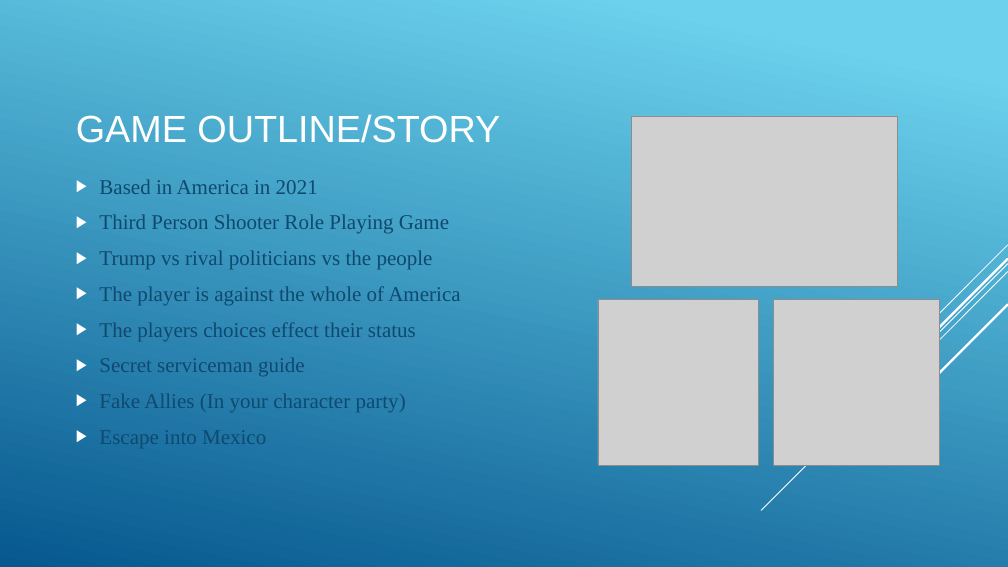
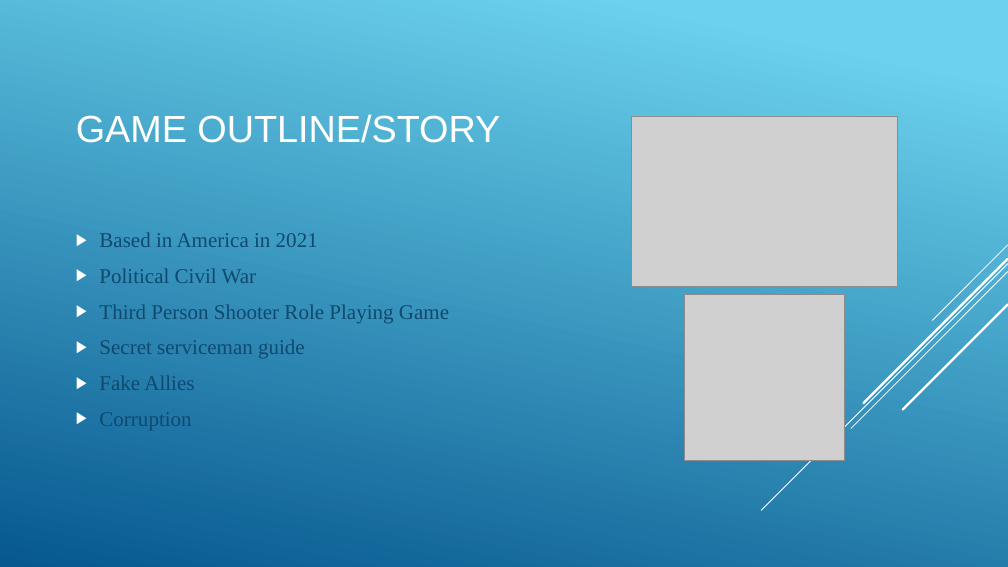
Before and after one commit to ThomasWSimmons/Masters_Uni, a slide deck: slide 3 of Game Design (Dissertation)/Interum Project Presentation/Final Interim Project Pitch (America Down Under).pptx. Drawn at 1008x567 pixels with LibreOffice and Linux fonts; fonts in the diff are those of the drawing; grey boxes stand for pictures. Boxes give left, top, right and bottom in pixels: in the first picture for what was removed or moved away, otherwise in the second. Text is boxed around its words. In the diff, an @@ line names an element or a change of style, - is before the commit and + after.

```diff
--- a/Game Design (Dissertation)/Interum Project Presentation/Final Interim Project Pitch (America Down Under).pptx
+++ b/Game Design (Dissertation)/Interum Project Presentation/Final Interim Project Pitch (America Down Under).pptx
@@ text at (x1=99, y1=268, x2=257, y2=283): paragraph added @@
+▶ Political Civil War
@@ text at (x1=99, y1=250, x2=460, y2=341): paragraphs removed @@
-▶ Trump vs rival politicians vs the people
-▶ The player is against the whole of America
-▶ The players choices effect their status
@@ picture moved from (x1=598, y1=299, x2=758, y2=465) to (x1=684, y1=295, x2=845, y2=461) @@
@@ picture removed at (x1=774, y1=299, x2=940, y2=465) @@
@@ text at (x1=99, y1=376, x2=194, y2=430): text changed @@
-▶ Fake Allies (In your character party)
-▶ Escape into Mexico
+▶ Fake Allies
+▶ Corruption
```
Also in this commit, not shown: 4 other slides changed, 5 slides added, 2 slides removed, 52 other files.
